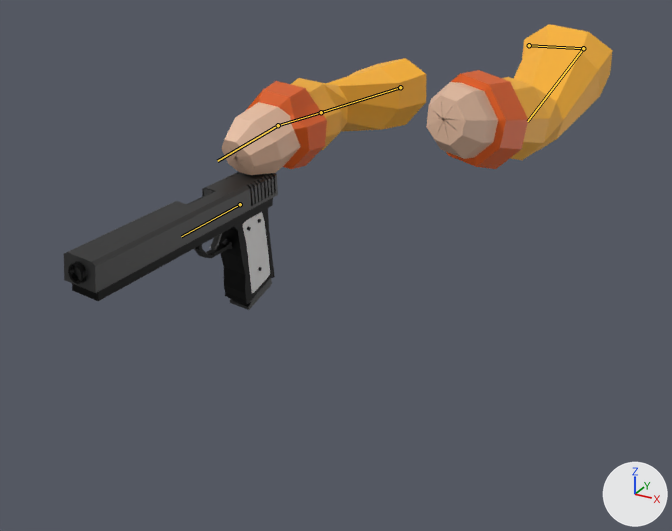
Renders of the Blender file Assets/Models/FPSAnim/sceneWithHands.blend from each side of a commit.
The view is the same before and after, from a 50 mm lens placed at (2.26, -9.1, 1.45), pointed at (-0.38, -4.29, -0.95). The lights are fixed; the arrows at lower right show +X, +Y and +Z. Both versions are drawn at frame 0 of the action 'handsAction'; the numbers are the values there. The bones that change are drawn over the model as lines.

Names of what the first picture shows: 'Body', 'Cartridge', 'Cube.001', 'Reloader'.
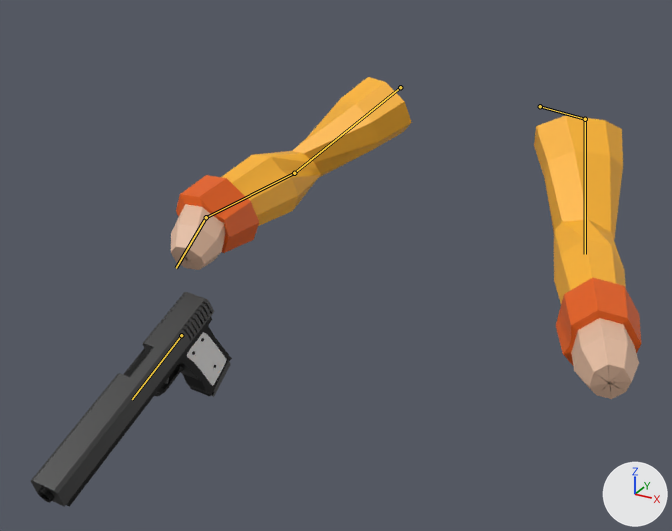
The edits, one by one:
Bone 'Bone.L' (bone_bone_l) moves from (0.0, 0.0, 0.0) to (0.64, 0.2, 0.2).
Bone 'Bone.L' (bone_bone_l) turns from (0, 0, 0) to (28, 0, -2) degrees about its own x, y and z.
Bone 'Bone.001.L' (bone_bone_001_l) turns from (88, 14, -7) to (37, -1, -23) degrees about its own x, y and z.
Bone 'Bone.001.R' (bone_bone_001_r) turns from (63, 16, 19) to (31, 1, 25) degrees about its own x, y and z.
Bone 'Bone.002.R' (bone_bone_002_r) turns from (49, 71, 51) to (-71, 112, -83) degrees about its own x, y and z.
Bone 'Bone.003.R' (bone_bone_003_r) turns from (-10, 5, -29) to (-24, -10, 14) degrees about its own x, y and z.
Bone 'Bone' (bone_bone) moves from (-2.705, -5.593, -0.253) to (-4.465, -5.563, 3.172).
Bone 'Bone' (bone_bone) turns from (-720, -7, 0) to (21, -7, 0) degrees about its own x, y and z.

Pixel boxes [x1, y1, x2, y2] of what changed, in the pictures (672 x 531 px):
'Cube.001', posed (20% wider, 112% taller): before [221, 24, 613, 175]; after [171, 77, 641, 399]
'Reloader', posed (14% narrower, 77% taller): before [64, 172, 278, 293]; after [31, 292, 214, 507]
'Body', posed: before [68, 198, 275, 306]; after [37, 317, 232, 507]
'Cartridge', posed: before [230, 278, 272, 310]; after [211, 361, 231, 397]
bone 'Bone.L', root to tip: before (529, 45) to (583, 48); after (540, 106) to (585, 119)
bone 'Bone.001.L', root to tip: before (583, 48) to (527, 121); after (585, 119) to (585, 254)
bone 'Bone.001.R', root to tip: before (400, 87) to (321, 112); after (400, 87) to (294, 173)
bone 'Bone.002.R', root to tip: before (321, 112) to (278, 125); after (294, 173) to (206, 217)
bone 'Bone.003.R', root to tip: before (278, 125) to (217, 161); after (206, 217) to (176, 268)
bone 'Bone', root to tip: before (240, 204) to (181, 236); after (181, 335) to (132, 399)
